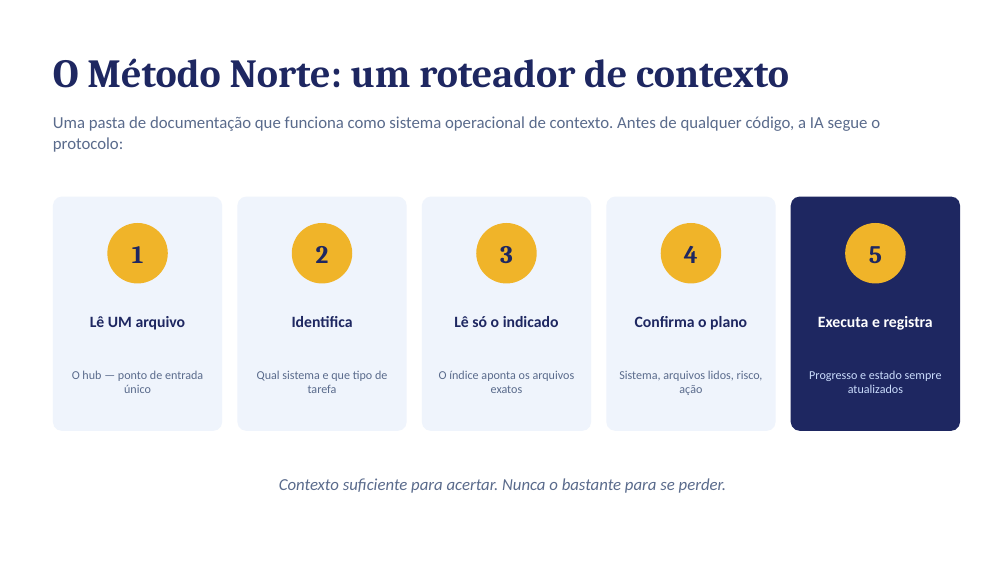
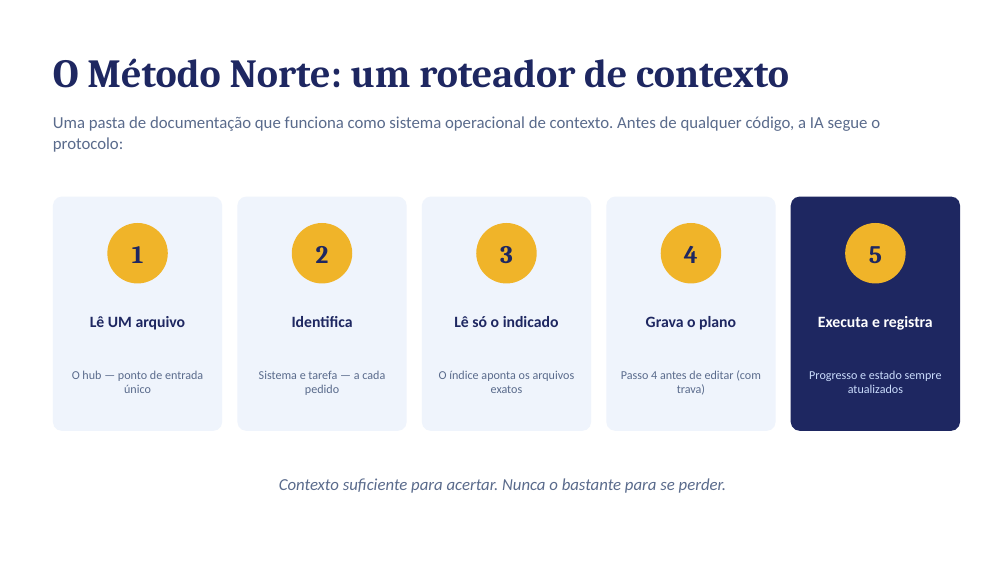
Before and after one commit to kasuowkl/metodo-norte-kit, a slide deck: slide 4 of Apresentacao-Metodo-Norte.pptx. Drawn at 1008x567 pixels with LibreOffice and Linux fonts; fonts in the diff are those of the drawing. Boxes give left, top, right and bottom in pixels: in the first picture for what was removed or moved away, otherwise in the second. Text is boxed around its words. In the diff, an @@ line names an element or a change of style, - is before the commit and + after.

```diff
--- a/Apresentacao-Metodo-Norte.pptx
+++ b/Apresentacao-Metodo-Norte.pptx
@@ text at (646,316,736,330): text changed @@
-Confirma o plano
+Grava o plano
@@ text at (259,371,385,395): text changed @@
-Qual sistema e que tipo de tarefa
+Sistema e tarefa — a cada pedido
@@ text at (621,370,761,395): text changed @@
-Sistema, arquivos lidos, risco, ação
+Passo 4 antes de editar (com trava)
```
Also in this commit, not shown: 3 other slides changed, 1 other file.
